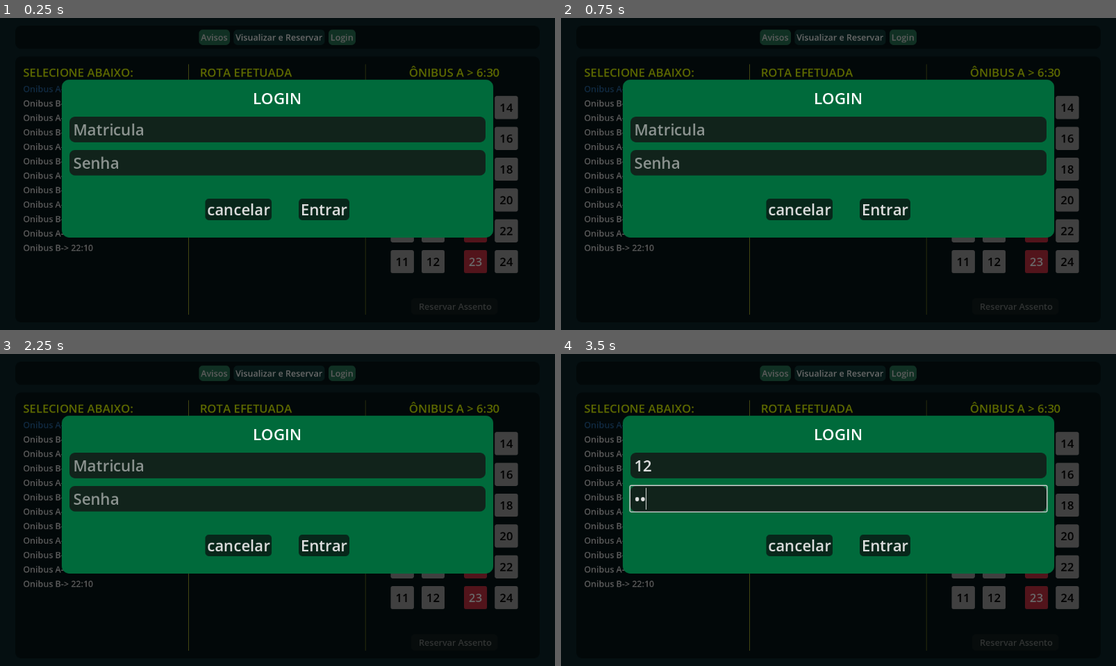
Above: before the commit, frames 1-4 (two rows, left to right).
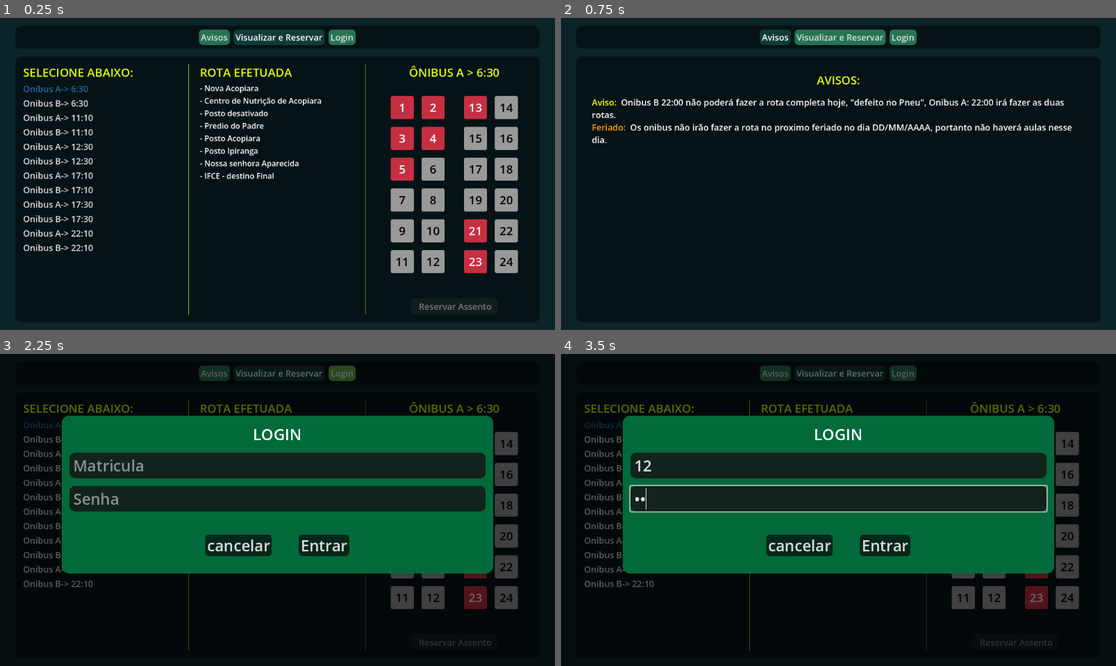
Above: after the commit, the same moments.

Repository: DOGamedev5/IHCRotasIFCE
Game: Godot game, scene res://main.tscn
Two runs of this game, one before a commit and one after it. Both use one fixed random seed, a clock stepped at 60 frames per second and the inputs below.
Inputs (mouse positions are in pixels of both pictures, inside the frame that each line leads up to):
- Up to frame 1 (0.25 s): no input
- Up to frame 2 (0.75 s): click "Avisos" at 0.5 s
- Up to frame 3 (2.25 s): click "Visualizar e Reservar" at 1.25 s; click "Login" at 2 s
- Up to frame 4 (3.5 s): click (838, 466) at 2.77 s; type "12" at 2.85 s; click (838, 497) at 3 s; type "12" at 3.08 s

The runs differ from the first frame. In frame 1, 47% of the frame differs, in the area x 0-100%, y 0-100%; in frame 2, 45%; in frame 3, 0.2%; in frame 4, nothing differs.

Commit message:
added scroll style

Diff:
--- a/src/desktopMain/main.tscn
+++ b/src/desktopMain/main.tscn
@@ -55,6 +55,57 @@
 corner_radius_bottom_left = 8
 expand_margin_left = 4.0
 expand_margin_right = 4.0
+
+[sub_resource type="StyleBoxFlat" id="StyleBoxFlat_l7oil"]
+bg_color = Color(0.27223206, 0.66796875, 0.343341, 1)
+corner_radius_top_left = 8
+corner_radius_top_right = 8
+corner_radius_bottom_right = 8
+corner_radius_bottom_left = 8
+expand_margin_left = 16.0
+expand_margin_top = 16.0
+expand_margin_right = 16.0
+expand_margin_bottom = 16.0
+
+[sub_resource type="StyleBoxFlat" id="StyleBoxFlat_rdbf6"]
+bg_color = Color(0.54970604, 0.85026044, 0.46166486, 1)
+corner_radius_top_left = 8
+corner_radius_top_right = 8
+corner_radius_bottom_right = 8
+corner_radius_bottom_left = 8
+expand_margin_left = 16.0
+expand_margin_top = 16.0
+expand_margin_right = 16.0
+expand_margin_bottom = 16.0
+
+[sub_resource type="StyleBoxFlat" id="StyleBoxFlat_e7e5y"]
+bg_color = Color(0.24096851, 0.49088544, 0.43426365, 1)
+corner_radius_top_left = 8
+corner_radius_top_right = 8
+corner_radius_bottom_right = 8
+corner_radius_bottom_left = 8
+expand_margin_left = 16.0
+expand_margin_top = 16.0
+expand_margin_right = 16.0
+expand_margin_bottom = 16.0
+
+[sub_resource type="StyleBoxFlat" id="StyleBoxFlat_2mwjd"]
+bg_color = Color(0.11207495, 0.09985284, 0.14733289, 0.72)
+expand_margin_left = 14.0
+expand_margin_right = 14.0
+
+[sub_resource type="StyleBoxFlat" id="StyleBoxFlat_arihd"]
+bg_color = Color(0.23136564, 0.23752816, 0.31901044, 0.72156864)
+expand_margin_left = 14.0
+expand_margin_right = 14.0
+
+[sub_resource type="Theme" id="Theme_hr28e"]
+VScrollBar/constants/padding_left = 2
+VScrollBar/styles/grabber = SubResource("StyleBoxFlat_l7oil")
+VScrollBar/styles/grabber_highlight = SubResource("StyleBoxFlat_rdbf6")
+VScrollBar/styles/grabber_pressed = SubResource("StyleBoxFlat_e7e5y")
+VScrollBar/styles/scroll = SubResource("StyleBoxFlat_2mwjd")
+VScrollBar/styles/scroll_focus = SubResource("StyleBoxFlat_arihd")
 
 [sub_resource type="StyleBoxLine" id="StyleBoxLine_l7oil"]
 color = Color(0.9817568, 1, 0.22658296, 0.68600005)
@@ -234,6 +285,7 @@
 [node name="ScrollContainer" type="ScrollContainer" parent="MarginContainer/VBoxContainer/visualize/rotasInfo/margin/VBoxContainer" unique_id=631505906]
 layout_mode = 2
 size_flags_vertical = 3
+theme = SubResource("Theme_hr28e")
 horizontal_scroll_mode = 0
 
 [node name="list" type="VBoxContainer" parent="MarginContainer/VBoxContainer/visualize/rotasInfo/margin/VBoxContainer/ScrollContainer" unique_id=283445893]
@@ -314,6 +366,7 @@
 [color=orange]Feriado: [/color] Os onibus não irão fazer a rota no proximo feriado no dia DD/MM/AAAA, portanto não haverá aulas nesse dia."
 
 [node name="login" type="ColorRect" parent="." unique_id=455110791]
+visible = false
 layout_mode = 1
 anchors_preset = 15
 anchor_right = 1.0
--- a/src/mobileMain/main.tscn
+++ b/src/mobileMain/main.tscn
@@ -58,6 +58,57 @@
 corner_radius_bottom_left = 8
 expand_margin_left = 4.0
 expand_margin_right = 4.0
+
+[sub_resource type="StyleBoxFlat" id="StyleBoxFlat_l7oil"]
+bg_color = Color(0.27223206, 0.66796875, 0.343341, 1)
+corner_radius_top_left = 8
+corner_radius_top_right = 8
+corner_radius_bottom_right = 8
+corner_radius_bottom_left = 8
+expand_margin_left = 16.0
+expand_margin_top = 16.0
+expand_margin_right = 16.0
+expand_margin_bottom = 16.0
+
+[sub_resource type="StyleBoxFlat" id="StyleBoxFlat_rdbf6"]
+bg_color = Color(0.54970604, 0.85026044, 0.46166486, 1)
+corner_radius_top_left = 8
+corner_radius_top_right = 8
+corner_radius_bottom_right = 8
+corner_radius_bottom_left = 8
+expand_margin_left = 16.0
+expand_margin_top = 16.0
+expand_margin_right = 16.0
+expand_margin_bottom = 16.0
+
+[sub_resource type="StyleBoxFlat" id="StyleBoxFlat_e7e5y"]
+bg_color = Color(0.24096851, 0.49088544, 0.43426365, 1)
+corner_radius_top_left = 8
+corner_radius_top_right = 8
+corner_radius_bottom_right = 8
+corner_radius_bottom_left = 8
+expand_margin_left = 16.0
+expand_margin_top = 16.0
+expand_margin_right = 16.0
+expand_margin_bottom = 16.0
+
+[sub_resource type="StyleBoxFlat" id="StyleBoxFlat_2mwjd"]
+bg_color = Color(0.11207495, 0.09985284, 0.14733289, 0.72)
+expand_margin_left = 14.0
+expand_margin_right = 14.0
+
+[sub_resource type="StyleBoxFlat" id="StyleBoxFlat_arihd"]
+bg_color = Color(0.23136564, 0.23752816, 0.31901044, 0.72156864)
+expand_margin_left = 14.0
+expand_margin_right = 14.0
+
+[sub_resource type="Theme" id="Theme_pr2xw"]
+VScrollBar/constants/padding_left = 2
+VScrollBar/styles/grabber = SubResource("StyleBoxFlat_l7oil")
+VScrollBar/styles/grabber_highlight = SubResource("StyleBoxFlat_rdbf6")
+VScrollBar/styles/grabber_pressed = SubResource("StyleBoxFlat_e7e5y")
+VScrollBar/styles/scroll = SubResource("StyleBoxFlat_2mwjd")
+VScrollBar/styles/scroll_focus = SubResource("StyleBoxFlat_arihd")
 
 [sub_resource type="StyleBoxFlat" id="StyleBoxFlat_dg77c"]
 bg_color = Color(0, 0.41570994, 0.2305767, 1)
@@ -192,6 +243,7 @@
 size_flags_vertical = 3
 
 [node name="voltar" type="Button" parent="MarginContainer/VBoxContainer/visualize/rotasInfo" unique_id=2117136393]
+visible = false
 custom_minimum_size = Vector2(0, 32)
 layout_mode = 2
 size_flags_vertical = 4
@@ -205,8 +257,10 @@
 text = "Voltar"
 
 [node name="ScrollContainer" type="ScrollContainer" parent="MarginContainer/VBoxContainer/visualize/rotasInfo" unique_id=1885232938]
-layout_mode = 2
-size_flags_vertical = 3
+visible = false
+layout_mode = 2
+size_flags_vertical = 3
+theme = SubResource("Theme_pr2xw")
 
 [node name="VBoxContainer" type="VBoxContainer" parent="MarginContainer/VBoxContainer/visualize/rotasInfo/ScrollContainer" unique_id=820719457]
 layout_mode = 2
@@ -227,13 +281,13 @@
 [node name="Label" type="Label" parent="MarginContainer/VBoxContainer/visualize/rotasInfo/ScrollContainer/VBoxContainer/rotaInfo/info" unique_id=350351431]
 layout_mode = 2
 theme_override_colors/font_color = Color(0.8833333, 1, 0, 1)
-theme_override_font_sizes/font_size = 32
+theme_override_font_sizes/font_size = 64
 text = "ROTA EFETUADA"
 uppercase = true
 
 [node name="rota" type="Label" parent="MarginContainer/VBoxContainer/visualize/rotasInfo/ScrollContainer/VBoxContainer/rotaInfo/info" unique_id=982777317]
 layout_mode = 2
-theme_override_font_sizes/font_size = 28
+theme_override_font_sizes/font_size = 56
 text = "- Nova Acopiara
 - Centro de Nutrição de Acopiara
 - Posto desativado
Not shown, changed: index.html
Not shown, changed: index.pck
